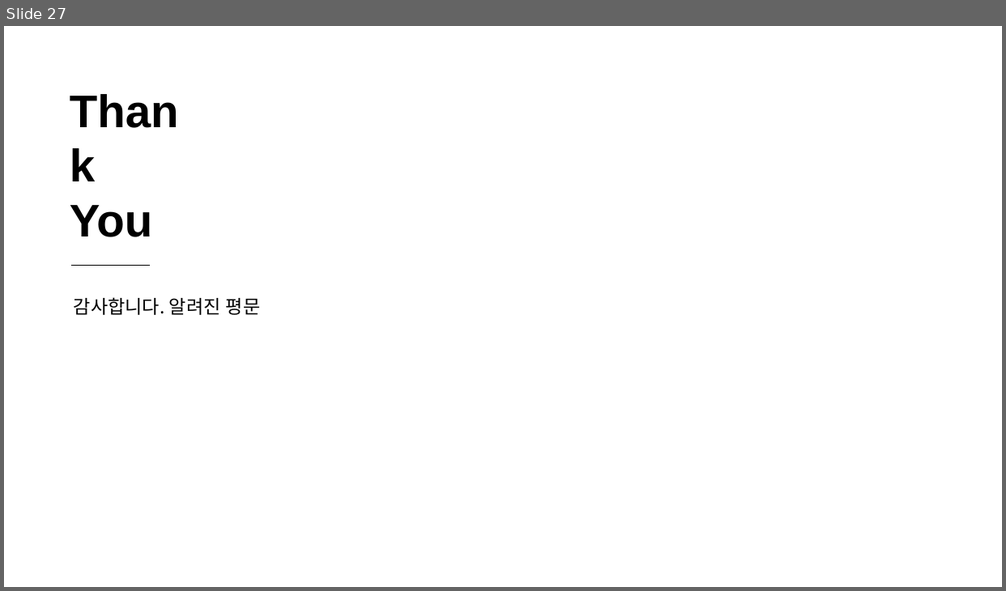
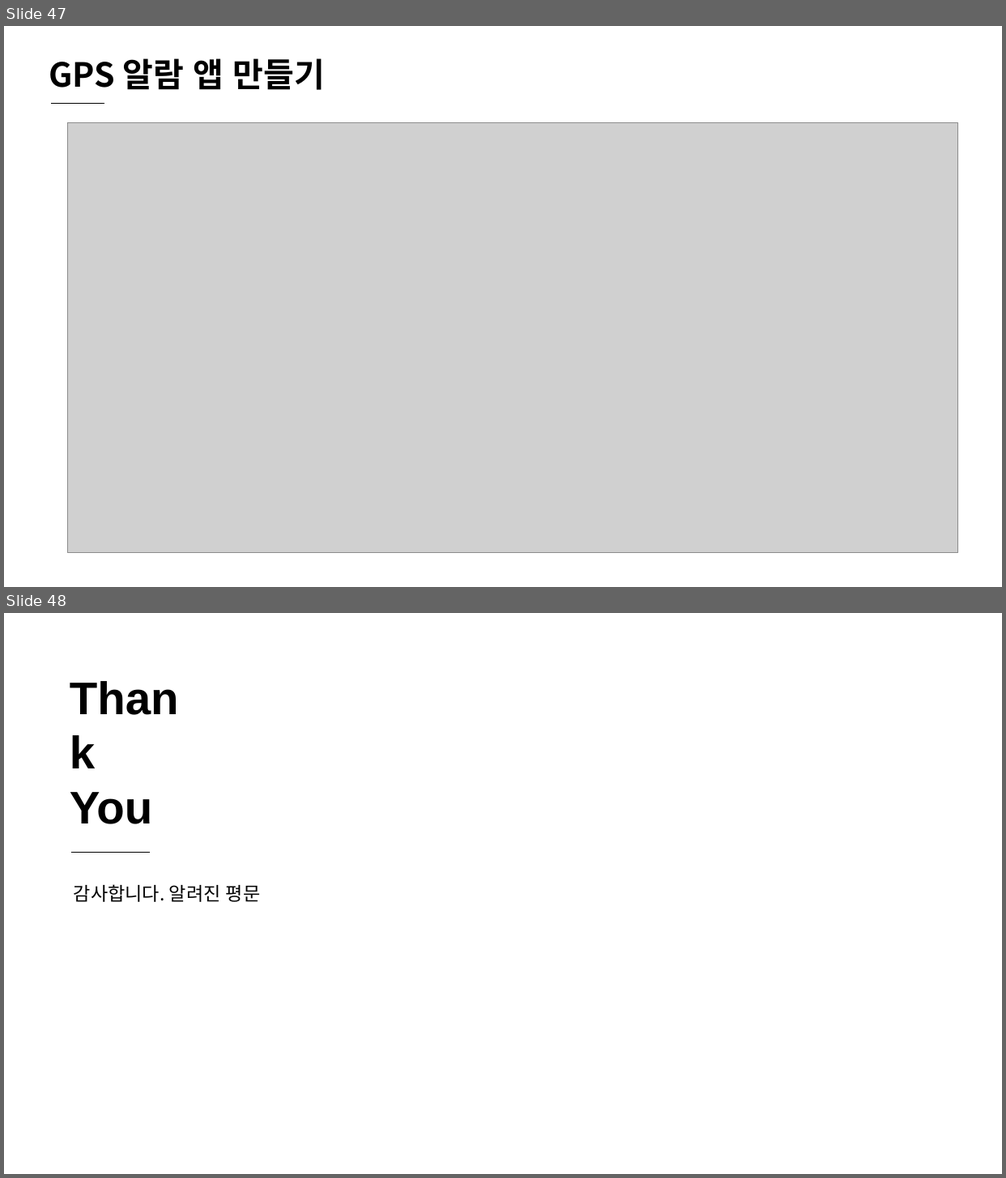
Before and after one commit to sky7th/Kodular, a slide deck: Kodular 기초.pptx. Shown one above the other, each under a label of ours: slide 27 before the commit, slides 47 and 48 after it. The pictures are 1006x591 and 1006x1178 pixels, drawn with LibreOffice and Linux fonts; fonts in the diff are those of the drawing; grey boxes stand for pictures. Boxes give left, top, right and bottom in pixels: in the first picture for what was removed or moved away, otherwise in the second. Text is boxed around its words. In the diff, an @@ line names an element or a change of style, - is before the commit and + after.

```diff
--- a/Kodular 기초.pptx
+++ b/Kodular 기초.pptx
@@ slide 47 added at (4,26,1002,587), background #FFFFFF @@
@@ text added at (49,58,325,90), 32 pt, text #000000, bold @@
+GPS 알람 앱 만들기
@@ line added from (51, 103) to (104, 103), #000000 0.5 pt @@
@@ picture added at (68,122,957,553) @@
@@ what was slide 27 is now slide 48 @@
```
Also in this commit, not shown: 20 other slides added, 6 other files.
